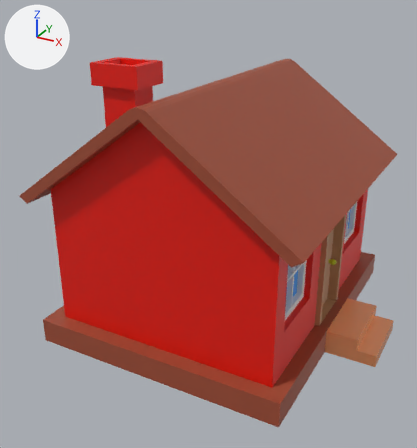
A saved change to the glTF model public/models/houses/red-1.gltf.
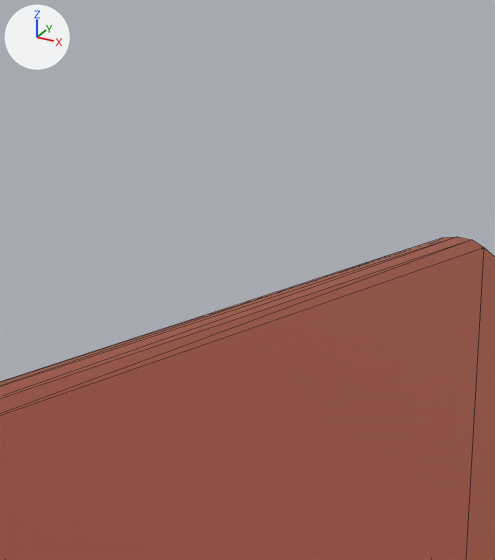
Each version is shown whole from a 50 mm camera at (2.02, -9.2, 9.02) aimed at (-4.76, 3.11, 2.86), then close up on the part from 42% to 71% of the width and 0% to 31% of the height. Arrows for +X, +Y and +Z are at upper left; the lights stay in place. The close-ups show mesh edges as thin lines. Where no turn or scale is listed for an object, it has been applied to the vertices.

In view in the first close-up: 'Roof'.
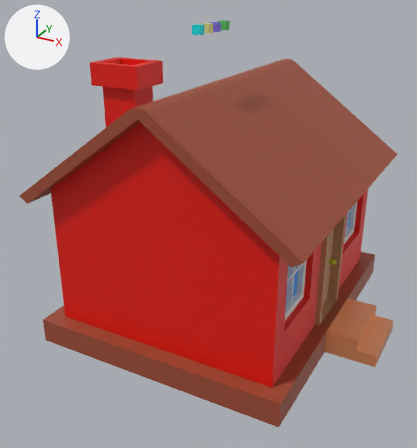
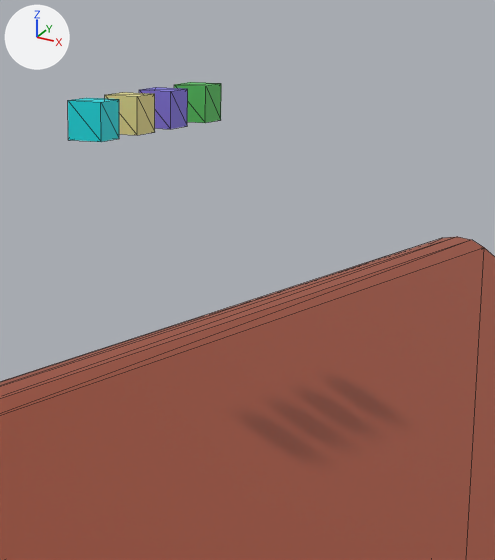
The change, as JSON lines over the scene's bpy script:
```json
{"op": "add", "block": "mat_walls5", "code": ["mat_walls5 = principled_material('walls5')", "mat_walls5.base_color = (0.0911, 0.568, 0.115)  # green #55c75f"]}
{"op": "add", "block": "mat_walls4", "code": ["mat_walls4 = principled_material('walls4')", "mat_walls4.base_color = (0.229, 0.189, 0.801)  # blue #8478e7"]}
{"op": "add", "block": "mat_walls3", "code": ["mat_walls3 = principled_material('walls3')", "mat_walls3.base_color = (0.801, 0.745, 0.286)  # yellow #e7e092"]}
{"op": "add", "block": "mat_walls2", "code": ["mat_walls2 = principled_material('walls2')", "mat_walls2.base_color = (0.0, 0.756, 0.801)  # cyan #00e1e7"]}
{"op": "add", "block": "me_cube_003", "code": ["me_cube_003 = bpy.data.meshes.new('Cube.003')", "me_cube_003.from_pydata(...)  # a box spanning x -0.1..0.1, y -0.1..0.1, z -0.1..0.1", "me_cube_003.materials.append(mat_walls5)  # green #55c75f"]}
{"op": "add", "block": "me_cube_002", "code": ["me_cube_002 = bpy.data.meshes.new('Cube.002')", "me_cube_002.from_pydata(...)  # a box spanning x -0.1..0.1, y -0.1..0.1, z -0.1..0.1", "me_cube_002.materials.append(mat_walls4)  # blue #8478e7"]}
{"op": "add", "block": "me_cube_001", "code": ["me_cube_001 = bpy.data.meshes.new('Cube.001')", "me_cube_001.from_pydata(...)  # a box spanning x -0.1..0.1, y -0.1..0.1, z -0.1..0.1", "me_cube_001.materials.append(mat_walls3)  # yellow #e7e092"]}
{"op": "add", "block": "me_cube", "code": ["me_cube = bpy.data.meshes.new('Cube')", "me_cube.from_pydata(...)  # a box spanning x -0.1..0.1, y -0.1..0.1, z -0.1..0.1", "me_cube.materials.append(mat_walls2)  # cyan #00e1e7"]}
{"op": "add", "block": "ob_fakeuser4", "code": ["ob_fakeuser4 = bpy.data.objects.new('FakeUser4', me_cube_003)", "ob_fakeuser4.location = (-4.527, 3.432, 7.843)"]}
{"op": "add", "block": "ob_fakeuser3", "code": ["ob_fakeuser3 = bpy.data.objects.new('FakeUser3', me_cube_002)", "ob_fakeuser3.location = (-4.527, 3.013, 7.843)"]}
{"op": "add", "block": "ob_fakeuser2", "code": ["ob_fakeuser2 = bpy.data.objects.new('FakeUser2', me_cube_001)", "ob_fakeuser2.location = (-4.527, 2.627, 7.843)"]}
{"op": "add", "block": "ob_fakeuser1", "code": ["ob_fakeuser1 = bpy.data.objects.new('FakeUser1', me_cube)", "ob_fakeuser1.location = (-4.527, 2.229, 7.843)"]}
```

Pixel boxes [x1, y1, x2, y2] of what changed, in the close-ups (495 x 560 px):
```json
{"object": "FakeUser1", "change": "added", "after": [68, 98, 119, 142], "on screen": "cyan"}
{"object": "FakeUser2", "change": "added", "after": [105, 92, 155, 135], "on screen": "yellow"}
{"object": "FakeUser4", "change": "added", "after": [174, 82, 221, 123], "on screen": "green"}
{"object": "FakeUser3", "change": "added", "after": [139, 87, 188, 129], "on screen": "blue"}
```
